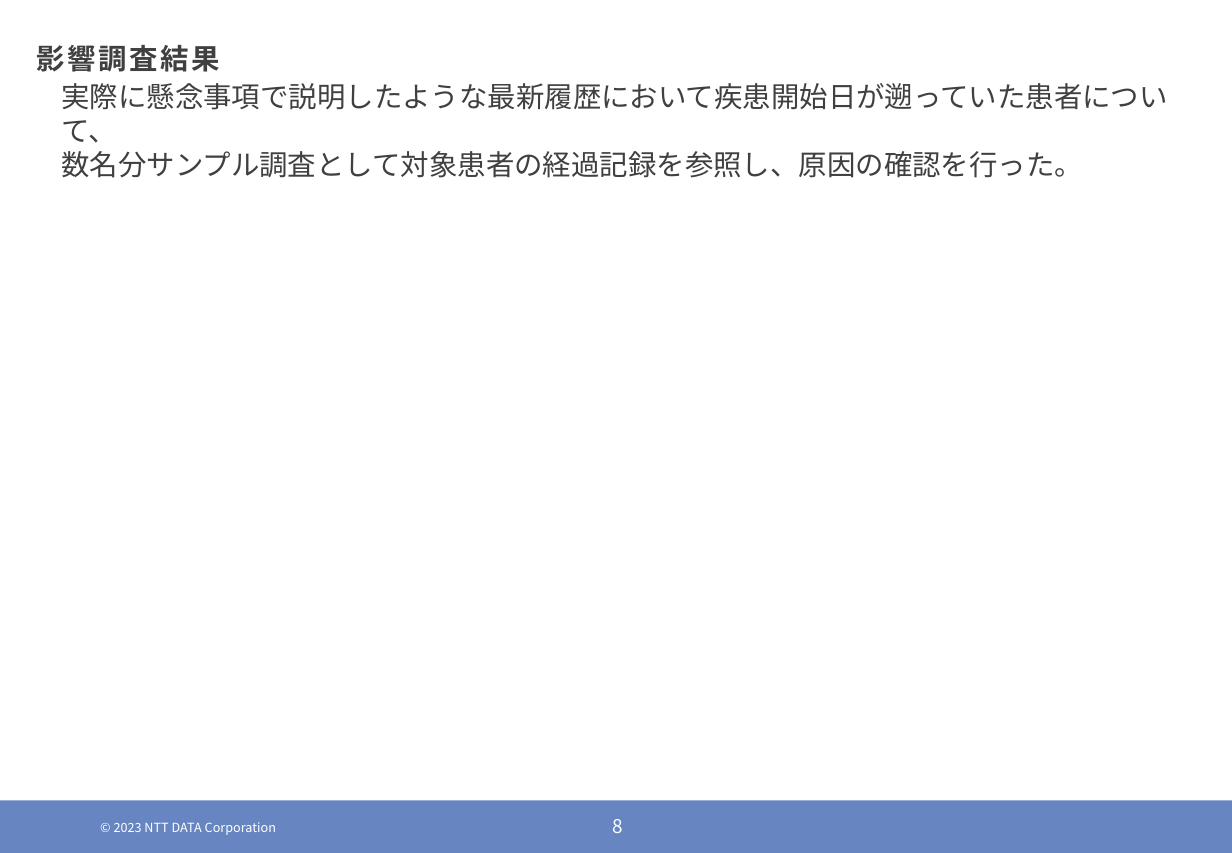
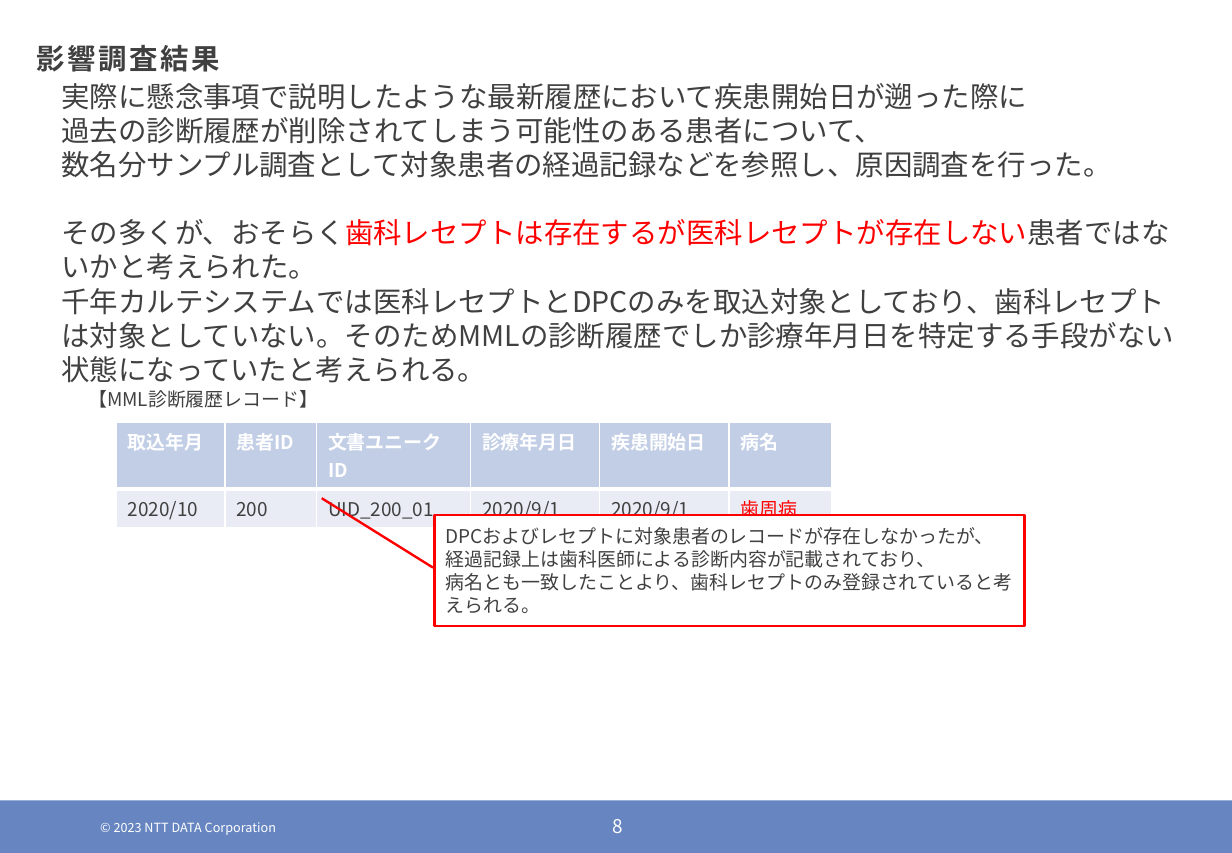
Before and after one commit to kazuyuki-ogata/calapp, a slide deck: slide 8 of UID重複レコードの取込による検討.pptx. Drawn at 1232x853 pixels with LibreOffice and Linux fonts; fonts in the diff are those of the drawing; background and template pictures are left out. Boxes give left, top, right and bottom in pixels: in the first picture for what was removed or moved away, otherwise in the second. Text is boxed around its words. In the diff, an @@ line names an element or a change of style, - is before the commit and + after.

```diff
--- a/UID重複レコードの取込による検討.pptx
+++ b/UID重複レコードの取込による検討.pptx
@@ text at (61,83,1174,383): text changed @@
-実際に懸念事項で説明したような最新履歴において疾患開始日が遡っていた患者について、
-数名分サンプル調査として対象患者の経過記録を参照し、原因の確認を行った。
+実際に懸念事項で説明したような最新履歴において疾患開始日が遡った際に
+過去の診断履歴が削除されてしまう可能性のある患者について、
+数名分サンプル調査として対象患者の経過記録などを参照し、原因調査を行った。
+その多くが、おそらく歯科レセプトは存在するが医科レセプトが存在しない患者ではないかと考えられた。
+千年カルテシステムでは医科レセプトとDPCのみを取込対象としており、歯科レセプトは対象としていない。そのためMMLの診断履歴でしか診療年月日を特定する手段がない状態になっていたと考えられる。
@@ text added at (88,390,318,408), 12 pt, text #404040 @@
+【MML診断履歴レコード】
@@ table added at (116,422,833,525), 2 rows, 6 columns @@
+取込年月 | 患者ID | 文書ユニークID | 診療年月日 | 疾患開始日 | 病名
+2020/10 | 200 | UID_200_01 | 2020/9/1 | 2020/9/1 | 歯周病
@@ border callout added at (435,515,1025,626), fill #FFFFFF, outline #FF0000 1.5 pt, 12 pt, text #404040 @@
+DPCおよびレセプトに対象患者のレコードが存在しなかったが、
+経過記録上は歯科医師による診断内容が記載されており、
+病名とも一致したことより、歯科レセプトのみ登録されていると考えられる。
```
Also in this commit, not shown: 3 other slides changed.
